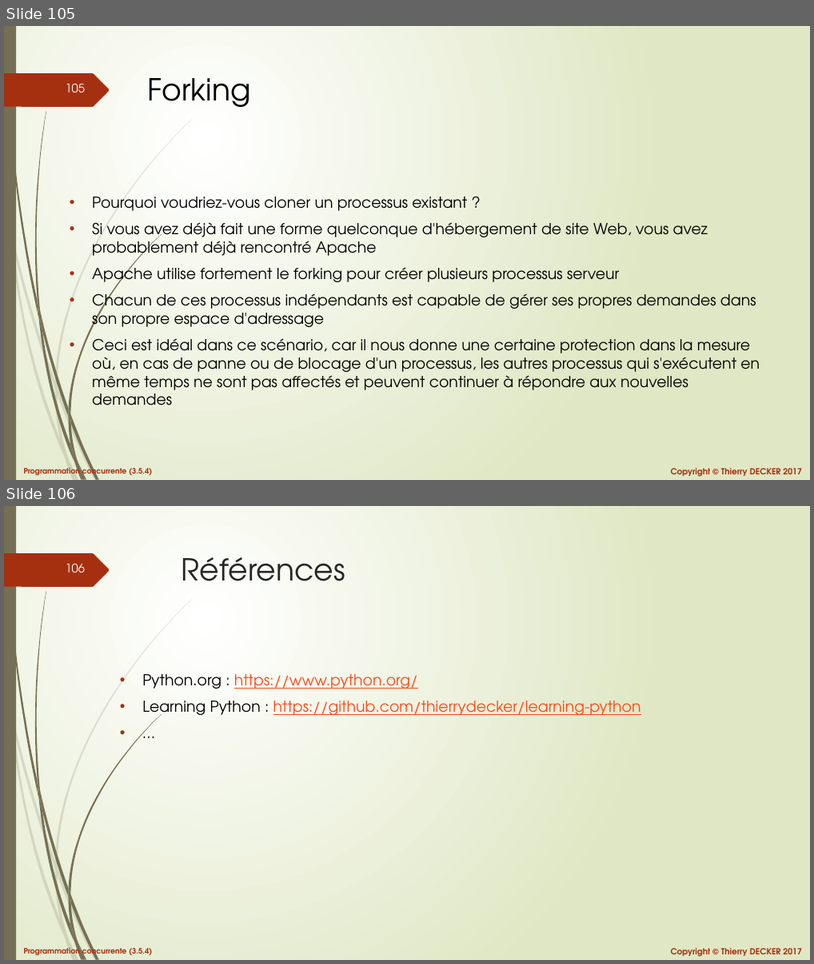
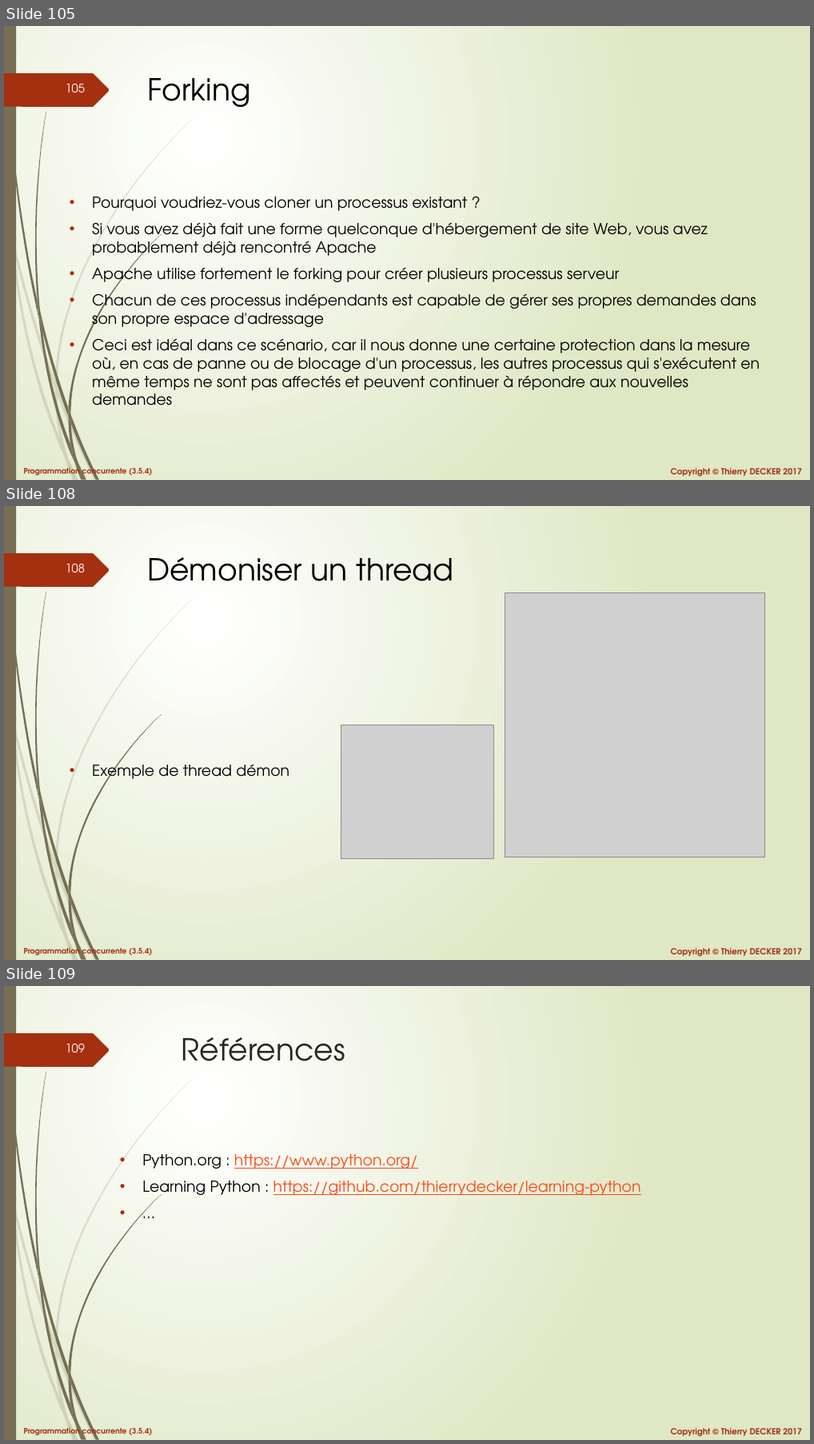
Before and after one commit to VikmanTheRacoon/learning-python, a slide deck: documentations/python-103.pptx. Shown one above the other, each under a label of ours: slides 105 and 106 before the commit, slides 105, 108 and 109 after it; the slides between them are not shown. The pictures are 814x964 and 814x1444 pixels, drawn with LibreOffice and Linux fonts; fonts in the diff are those of the drawing; grey boxes stand for pictures. Boxes give left, top, right and bottom in pixels: in the first picture for what was removed or moved away, otherwise in the second. Text is boxed around its words. In the diff, an @@ line names an element or a change of style, - is before the commit and + after.

```diff
--- a/documentations/python-103.pptx
+++ b/documentations/python-103.pptx
@@ slide 108 added at (4,506,810,960), background gradient #FFFFFF to #DFE8C4; not listed: 27 template elements that a slide beside it also shows @@
@@ title added at (147,557,454,581), 36 pt, text #000000 @@
+Démoniser un thread
@@ picture added at (506,592,765,857) @@
@@ picture added at (341,725,494,859) @@
@@ text added at (92,760,290,782), 18 pt, text #000000 @@
+• Exemple de thread démon
@@ what was slide 106 is now slide 109 @@
@@ page number at (66,1044,85,1052): text changed @@
-106
+109
```
Also in this commit, not shown: 2 other slides added, 1 other file.
